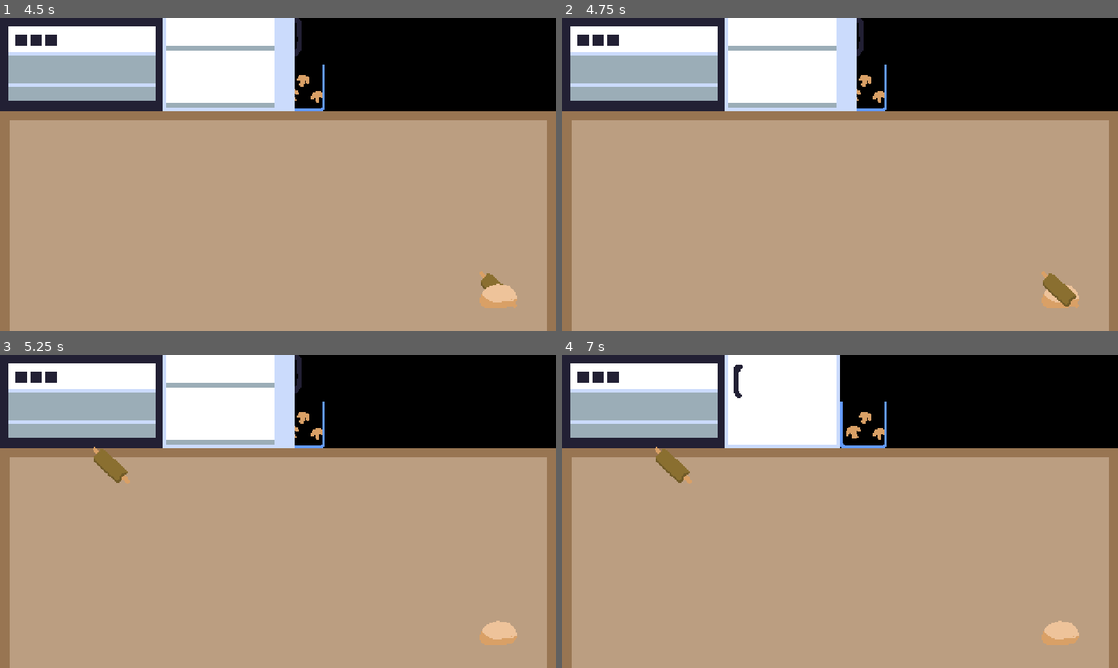
Above: before the commit, frames 1-4 (two rows, left to right).
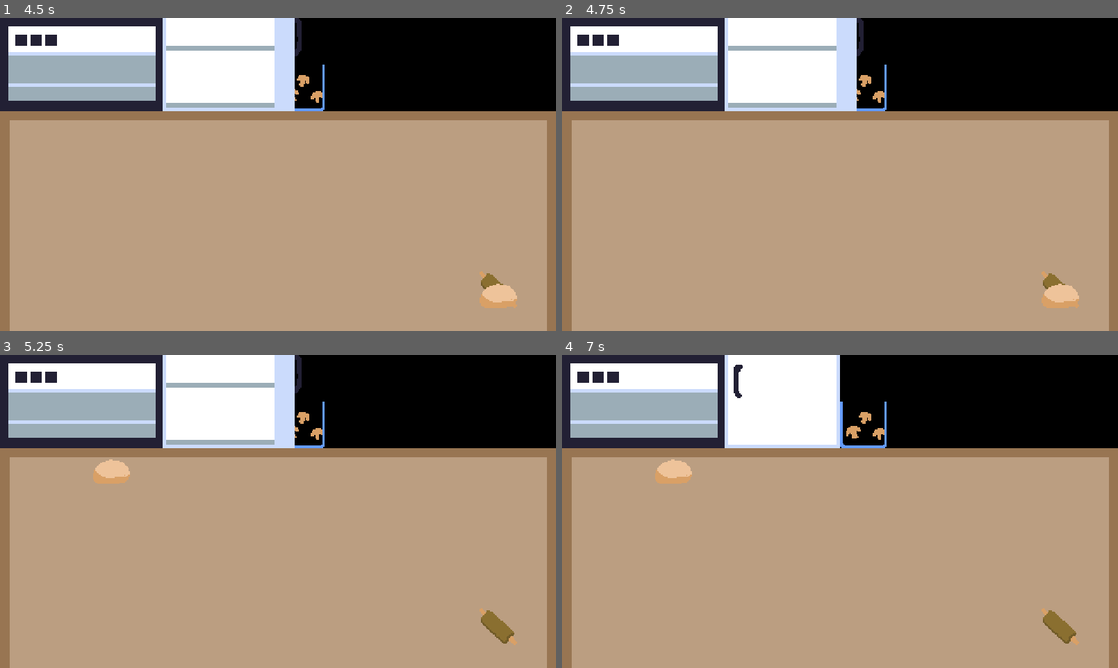
Above: after the commit, the same moments.

Repository: martindzejky/pizza-game
Game: Godot game, scene res://scenes/start.tscn
Two runs of this game, one before a commit and one after it. Both use one fixed random seed, a clock stepped at 60 frames per second and the inputs below.
Inputs (mouse positions are in pixels of both pictures, inside the frame that each line leads up to):
- Up to frame 1 (4.5 s): click "Start" at 0.5 s; tap Enter at 1.25, 2.75, 4.25 s; move the mouse to (83, 64) at 1.27 s; click (83, 64) at 1.42 s; tap Space at 2, 3.5 s; move the mouse to (233, 64) at 2.02 s; click (233, 64) at 2.17 s; move the mouse to (216, 89) at 2.77 s; click (216, 89) at 2.92 s; move the mouse to (500, 290) at 3.52 s; click (500, 290) at 3.67 s; move the mouse to (500, 290) at 4.27 s; click (500, 290) at 4.42 s
- Up to frame 2 (4.75 s): no input
- Up to frame 3 (5.25 s): tap Space at 5 s; move the mouse to (111, 464) at 5.02 s; click (111, 464) at 5.17 s
- Up to frame 4 (7 s): move the mouse to (867, 511) at 5.77 s; click (867, 511) at 5.92 s; move the mouse to (756, 433) at 6.52 s; click (756, 433) at 6.67 s

Frame 1 is identical in both runs. In frame 2, 0.2% of the frame differs, in the area x 87-93%, y 84-93%; in frame 3, 1.0%, in the area x 16-93%, y 29-93%; in frame 4, 1.0%.

Commit message:
progress on dough

Diff:
--- a/objects/dough-tool/dough-tool.gd
+++ b/objects/dough-tool/dough-tool.gd
@@ -8,7 +8,32 @@
         if event.button_index == MOUSE_BUTTON_LEFT:
             if not event.pressed:
                 if isPicked:
-                    Hand.drop()
+                    useOrDrop()
 
                 elif Hand.isEmpty():
                     Hand.pick(self)
+
+func useOrDrop() -> void:
+    var overlappingAreas = $useArea.get_overlapping_areas()
+
+    # filter self
+    overlappingAreas = overlappingAreas.filter(func(area): return area.get_parent() != self)
+
+    if overlappingAreas.size() <= 0:
+        Hand.drop()
+        return
+
+    for area in overlappingAreas:
+        var obj = area.get_parent()
+
+        # ignore other tools
+        if obj.is_in_group("tool"):
+            continue
+
+        if obj.is_in_group("dough"):
+            if obj.has_method("onHitByDoughTool"):
+                obj.onHitByDoughTool()
+            else:
+                print("Missing onHitByDoughTool method in ", obj)
+
+            return
--- a/objects/dough-tool/dough-tool.tscn
+++ b/objects/dough-tool/dough-tool.tscn
@@ -4,7 +4,7 @@
 [ext_resource type="Script" path="res://objects/dough-tool/dough-tool.gd" id="2_mmsdm"]
 
 [sub_resource type="CircleShape2D" id="CircleShape2D_hdpfp"]
-radius = 23.0217
+radius = 11.1803
 
 [node name="dough-tool" type="Sprite2D" groups=["dough-tool", "tool"]]
 texture = ExtResource("1_ans6e")
@@ -15,4 +15,9 @@
 [node name="shape" type="CollisionShape2D" parent="clickArea"]
 shape = SubResource("CircleShape2D_hdpfp")
 
+[node name="useArea" type="Area2D" parent="."]
+
+[node name="shape" type="CollisionShape2D" parent="useArea"]
+shape = SubResource("CircleShape2D_hdpfp")
+
 [connection signal="input_event" from="clickArea" to="." method="_onInputEvent"]
--- a/objects/dough/dough.gd
+++ b/objects/dough/dough.gd
@@ -21,3 +21,18 @@
                 else:
                     pass
                     # TODO: interactions with other objects
+
+func onHitByDoughTool():
+    progress += 1
+
+    if progress >= $sprite.hframes:
+        queue_free()
+        return
+
+    $sprite.frame = progress
+
+func isReady():
+    return progress == PROGRESS_READY
+
+func isDestroyed():
+    return progress >= PROGRESS_DESTROYED
